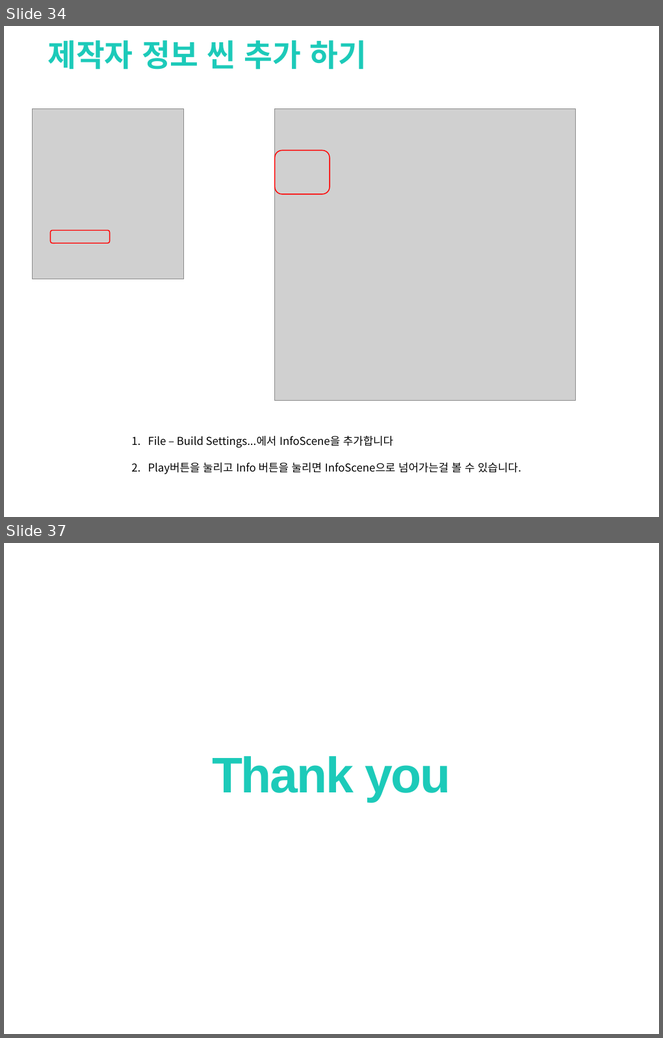
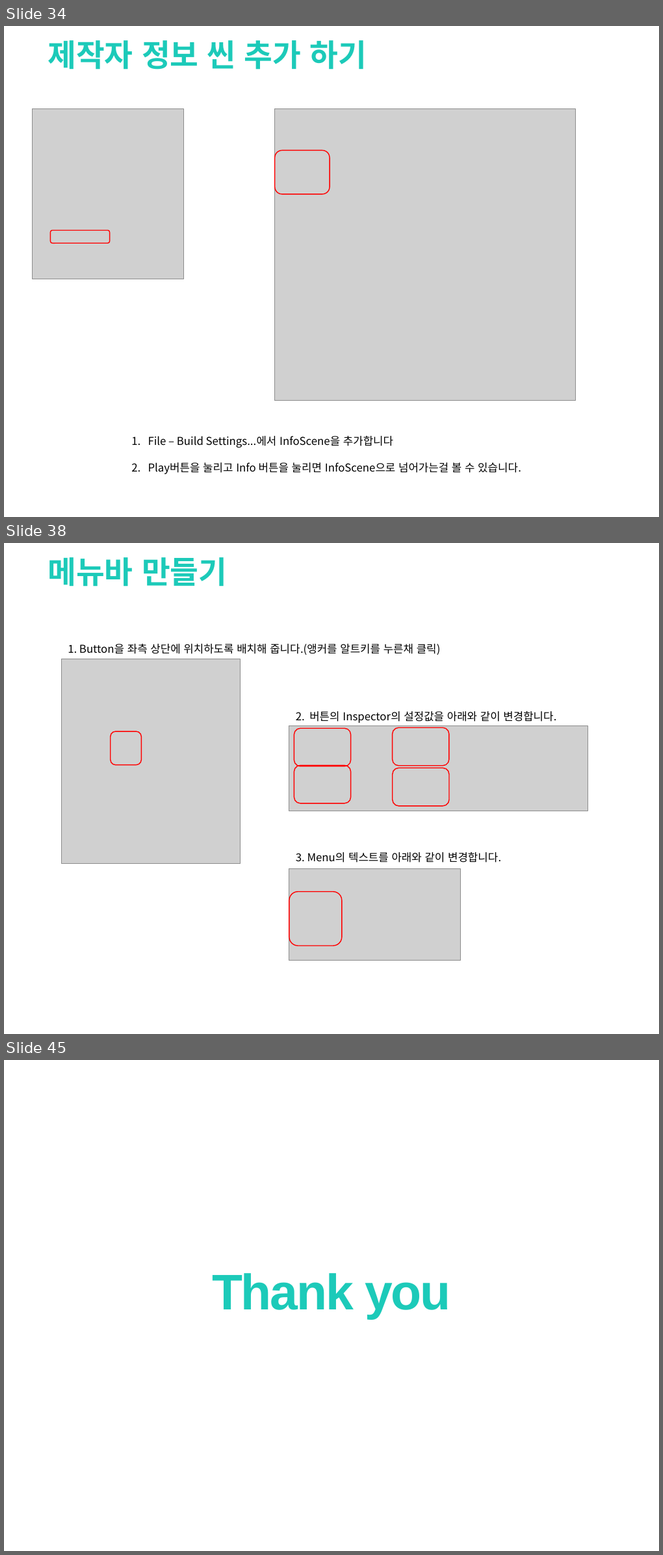
Before and after one commit to clianor/Unity-Final-Project, a slide deck: 기말과제.pptx. Shown one above the other, each under a label of ours: slides 34 and 37 before the commit, slides 34, 38 and 45 after it; the slides between them are not shown. The pictures are 663x1038 and 663x1555 pixels, drawn with LibreOffice and Linux fonts; fonts in the diff are those of the drawing; grey boxes stand for pictures; background and template pictures are left out. Boxes give left, top, right and bottom in pixels: in the first picture for what was removed or moved away, otherwise in the second. Text is boxed around its words. In the diff, an @@ line names an element or a change of style, - is before the commit and + after.

```diff
--- a/기말과제.pptx
+++ b/기말과제.pptx
@@ slide 38 added at (4,543,659,1034), background picture (left out) @@
@@ text added at (48,557,227,587), 34 pt, text #1CCAB9, bold @@
+메뉴바 만들기
@@ picture added at (62,659,241,864) @@
@@ text added at (68,644,441,655), 12 pt, text #000000 @@
+1. Button을 좌측 상단에 위치하도록 배치해 줍니다.(앵커를 알트키를 누른채 클릭)
@@ text added at (296,711,556,723), 12 pt, text #000000 @@
+2. 버튼의 Inspector의 설정값을 아래와 같이 변경합니다.
@@ rounded rectangle added at (110,731,141,765), outline #FF0000 1 pt @@
@@ picture added at (289,726,588,811) @@
@@ rounded rectangle added at (295,728,351,767), outline #FF0000 1 pt @@
@@ rounded rectangle added at (393,728,449,766), outline #FF0000 1 pt @@
@@ rounded rectangle added at (295,766,351,804), outline #FF0000 1 pt @@
@@ rounded rectangle added at (393,769,449,806), outline #FF0000 1 pt @@
@@ text added at (296,852,501,863), 12 pt, text #000000 @@
+3. Menu의 텍스트를 아래와 같이 변경합니다.
@@ picture added at (289,869,460,961) @@
@@ rounded rectangle added at (289,891,341,946), outline #FF0000 1 pt @@
@@ what was slide 37 is now slide 45 @@
```
Also in this commit, not shown: 1 slide changed, 8 other slides added, 1 slide removed, 16 other files.
